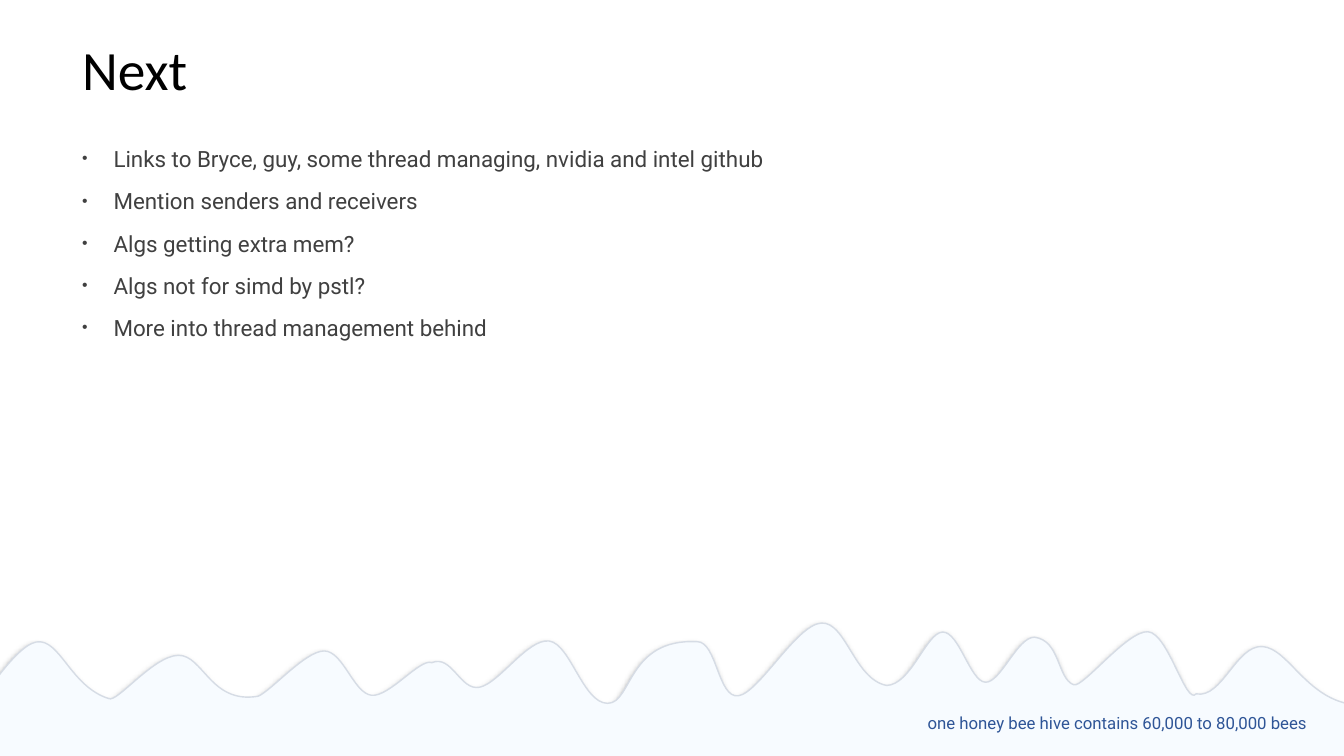
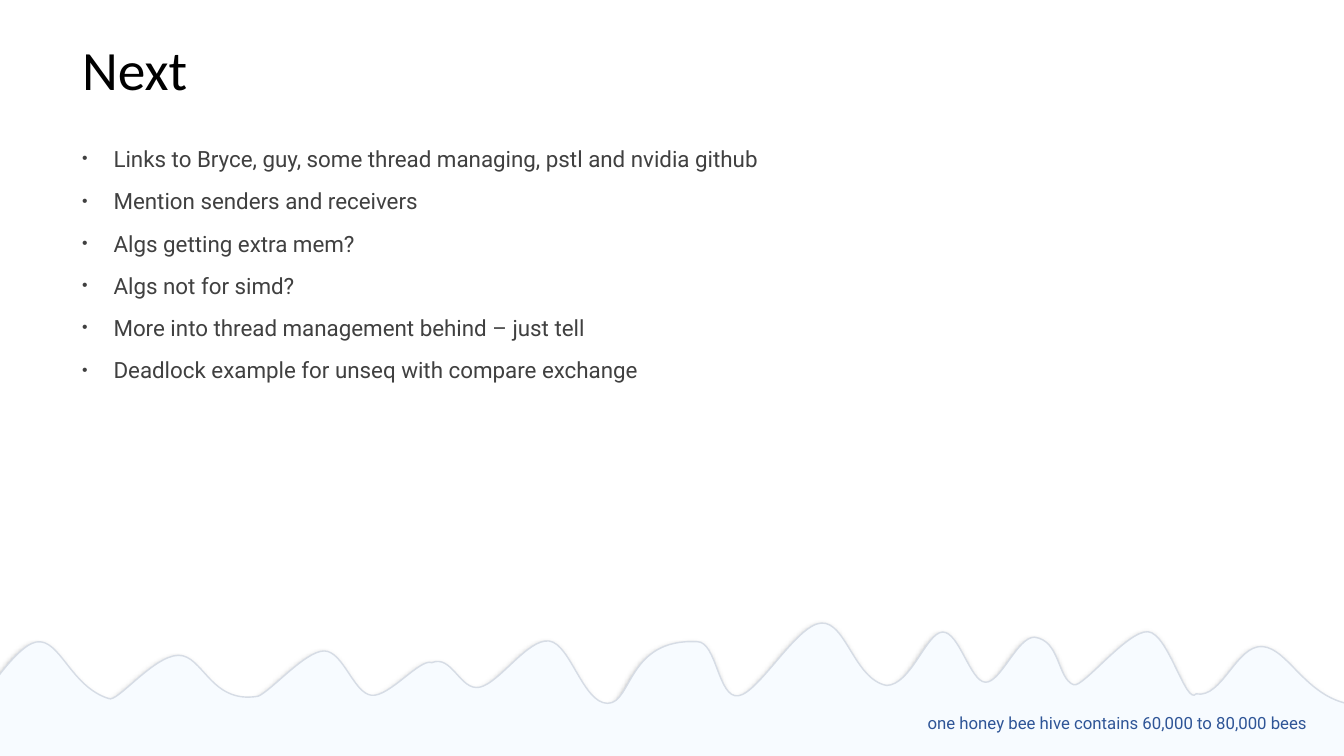
Before and after one commit to EmptySquareBubble/StoriesFromAParallelUniverse-, a slide deck: slide 43 of stories_from_a_paralel_universe.pptx (slide 41 before the commit). Drawn at 1344x756 pixels with LibreOffice and Linux fonts; fonts in the diff are those of the drawing. Boxes give left, top, right and bottom in pixels: in the first picture for what was removed or moved away, otherwise in the second. Text is boxed around its words. In the diff, an @@ line names an element or a change of style, - is before the commit and + after.

Commit message:
unseq atomic deadlock example

```diff
--- a/stories_from_a_paralel_universe.pptx
+++ b/stories_from_a_paralel_universe.pptx
@@ text at [114,150,757,172]: text changed @@
-  • Links to Bryce, guy, some thread managing, nvidia and intel github
+  • Links to Bryce, guy, some thread managing, pstl and nvidia github
@@ text at [114,277,638,383]: text changed @@
-  • Algs not for simd by pstl?
-  • More into thread management behind
+  • Algs not for simd?
+  • More into thread management behind – just tell
+  • Deadlock example for unseq with compare exchange
```
Also in this commit, not shown: 9 other slides changed, 2 slides added.
